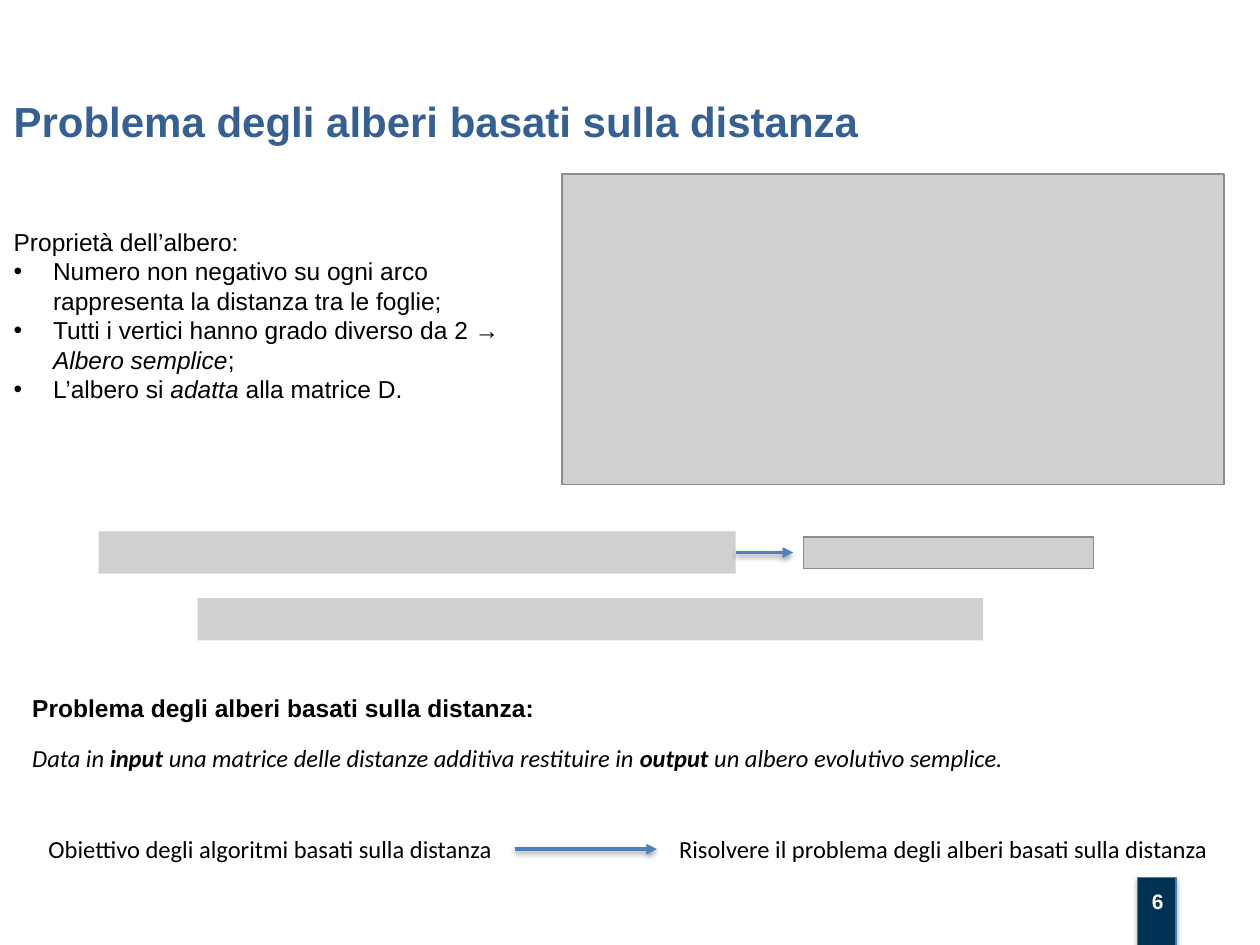
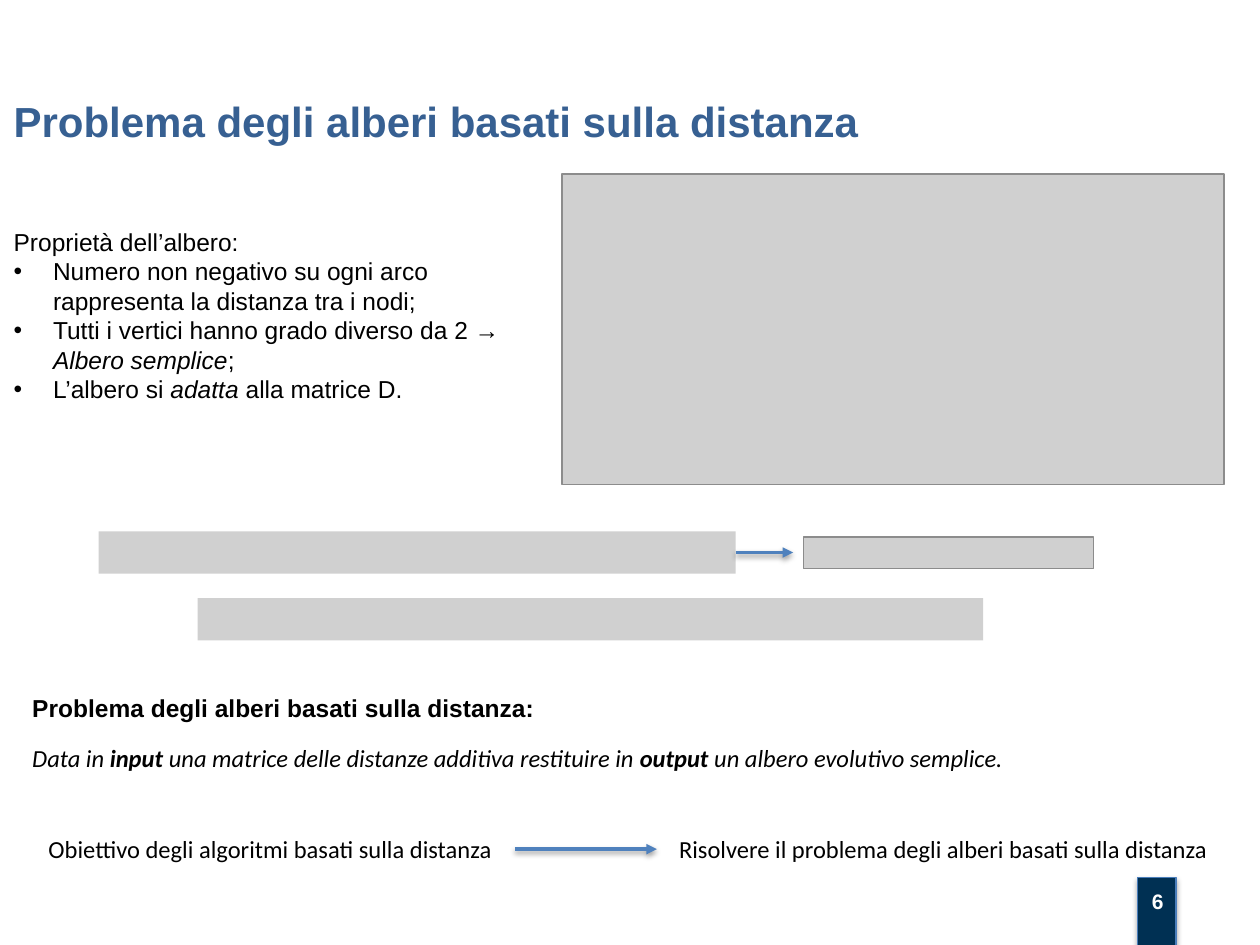
Before and after one commit to mtortoli/Thesis, a slide deck: slide 6 of Discussione Laurea/Slides v.1.0.pptx. Drawn at 1260x945 pixels with LibreOffice and Linux fonts; fonts in the diff are those of the drawing; grey boxes stand for pictures; background and template pictures are left out. Boxes give left, top, right and bottom in pixels: in the first picture for what was removed or moved away, otherwise in the second. Text is boxed around its words. In the diff, an @@ line names an element or a change of style, - is before the commit and + after.

```diff
--- a/Discussione Laurea/Slides v.1.0.pptx
+++ b/Discussione Laurea/Slides v.1.0.pptx
@@ text at (x1=53, y1=262, x2=428, y2=315): text changed @@
-• Numero non negativo su ogni arco rappresenta la distanza tra le foglie;
+• Numero non negativo su ogni arco rappresenta la distanza tra i nodi;
```
Also in this commit, not shown: 13 other slides changed, 1 other file.
